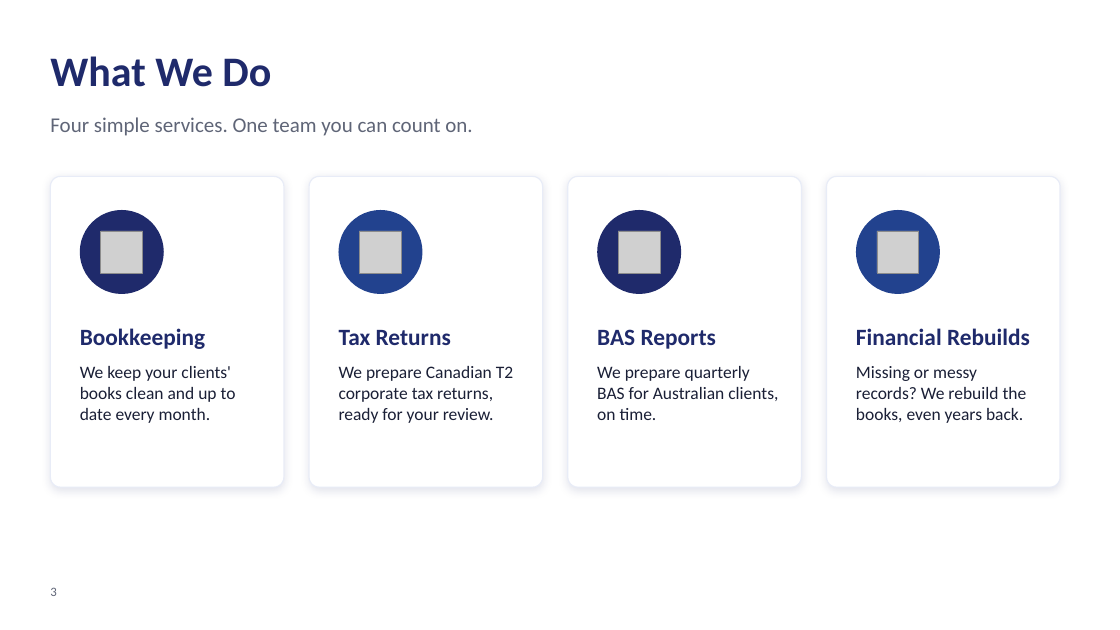
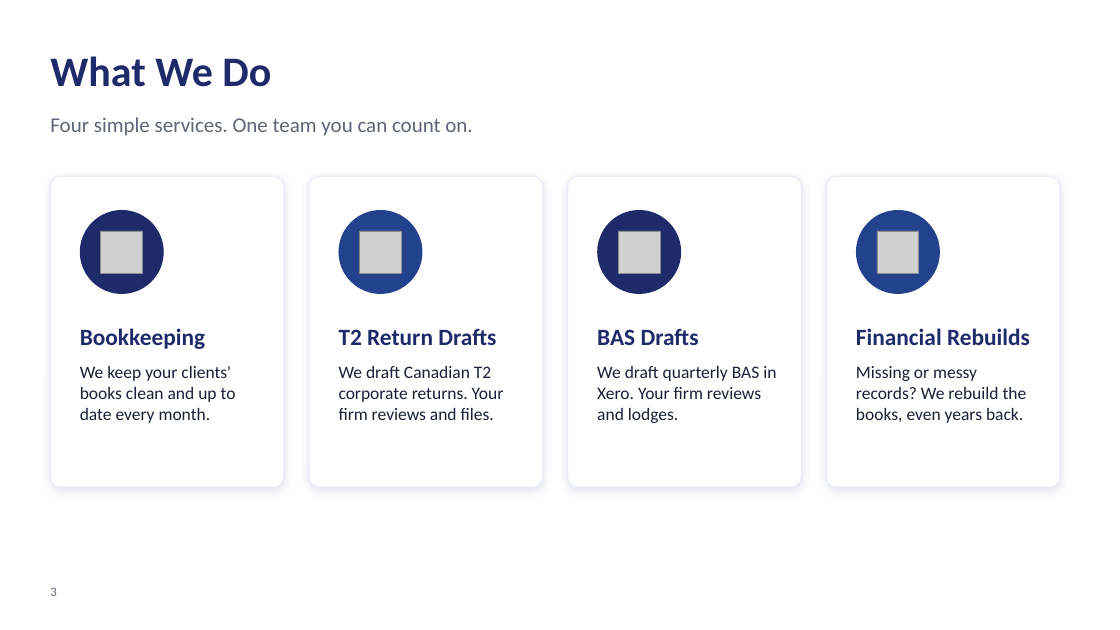
Before and after one commit to alvinjohnrheycamacho-source/Presentation-Deck, a slide deck: slide 3 of Lotus BPO - Conference Deck.pptx. Drawn at 1120x630 pixels with LibreOffice and Linux fonts; fonts in the diff are those of the drawing; grey boxes stand for pictures; background and template pictures are left out. Boxes give left, top, right and bottom in pixels: in the first picture for what was removed or moved away, otherwise in the second. Text is boxed around its words. In the diff, an @@ line names an element or a change of style, - is before the commit and + after.

```diff
--- a/Lotus BPO - Conference Deck.pptx
+++ b/Lotus BPO - Conference Deck.pptx
@@ text at (339, 328, 496, 345): text changed @@
-Tax Returns
+T2 Return Drafts
@@ text at (597, 328, 699, 345): text changed @@
-BAS Reports
+BAS Drafts
@@ text at (339, 366, 504, 420): text changed @@
-We prepare Canadian T2 corporate tax returns, ready for your review.
+We draft Canadian T2 corporate returns. Your firm reviews and files.
@@ text at (597, 366, 776, 423): text changed @@
-We prepare quarterly BAS for Australian clients, on time.
+We draft quarterly BAS in Xero. Your firm reviews and lodges.
```
Also in this commit, not shown: 4 other slides changed, 2 slides added, 1 slide removed, 1 other file.
